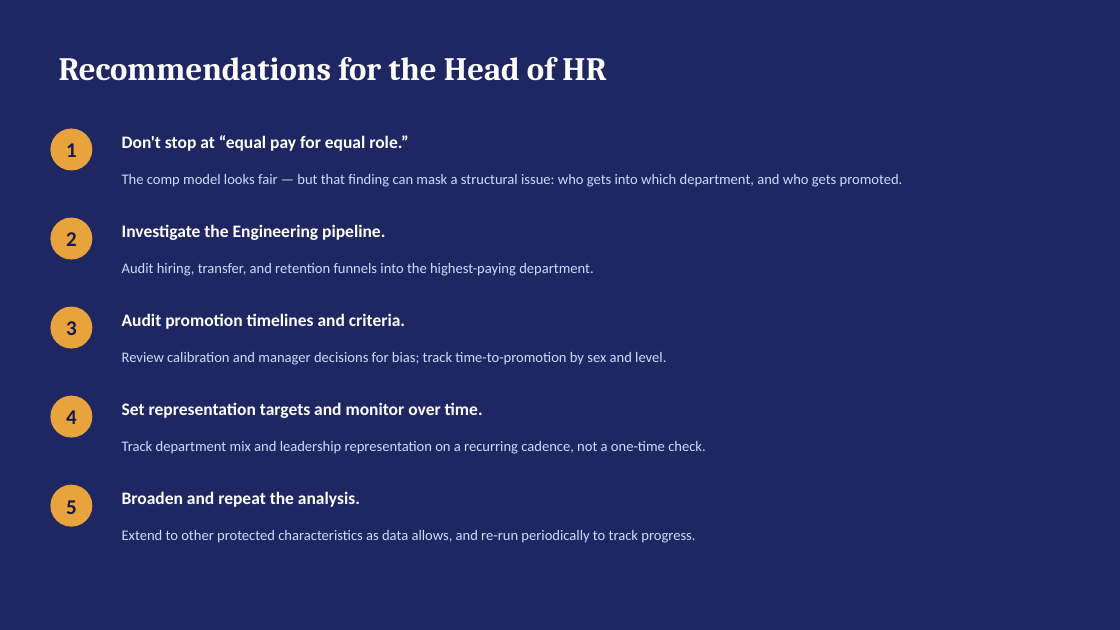
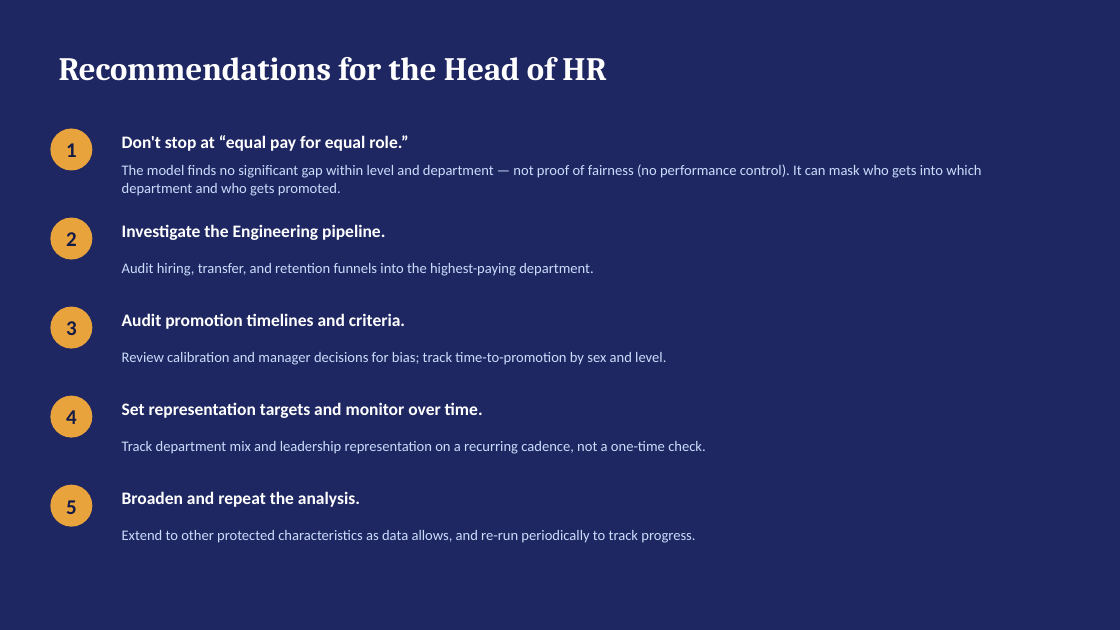
Before and after one commit to glowwormkpo/Workplace_Diversity, a slide deck: slide 10 of Workplace_Diversity_Analysis_Deck.pptx. Drawn at 1120x630 pixels with LibreOffice and Linux fonts; fonts in the diff are those of the drawing. Boxes give left, top, right and bottom in pixels: in the first picture for what was removed or moved away, otherwise in the second. Text is boxed around its words. In the diff, an @@ line names an element or a change of style, - is before the commit and + after.

```diff
--- a/Workplace_Diversity_Analysis_Deck.pptx
+++ b/Workplace_Diversity_Analysis_Deck.pptx
@@ text at bbox=[122, 164, 981, 196]: text changed @@
-The comp model looks fair — but that finding can mask a structural issue: who gets into which department, and who gets promoted.
+The model finds no significant gap within level and department — not proof of fairness (no performance control). It can mask who gets into which department and who gets promoted.
```
Also in this commit, not shown: 8 other slides changed, 4 other files.
